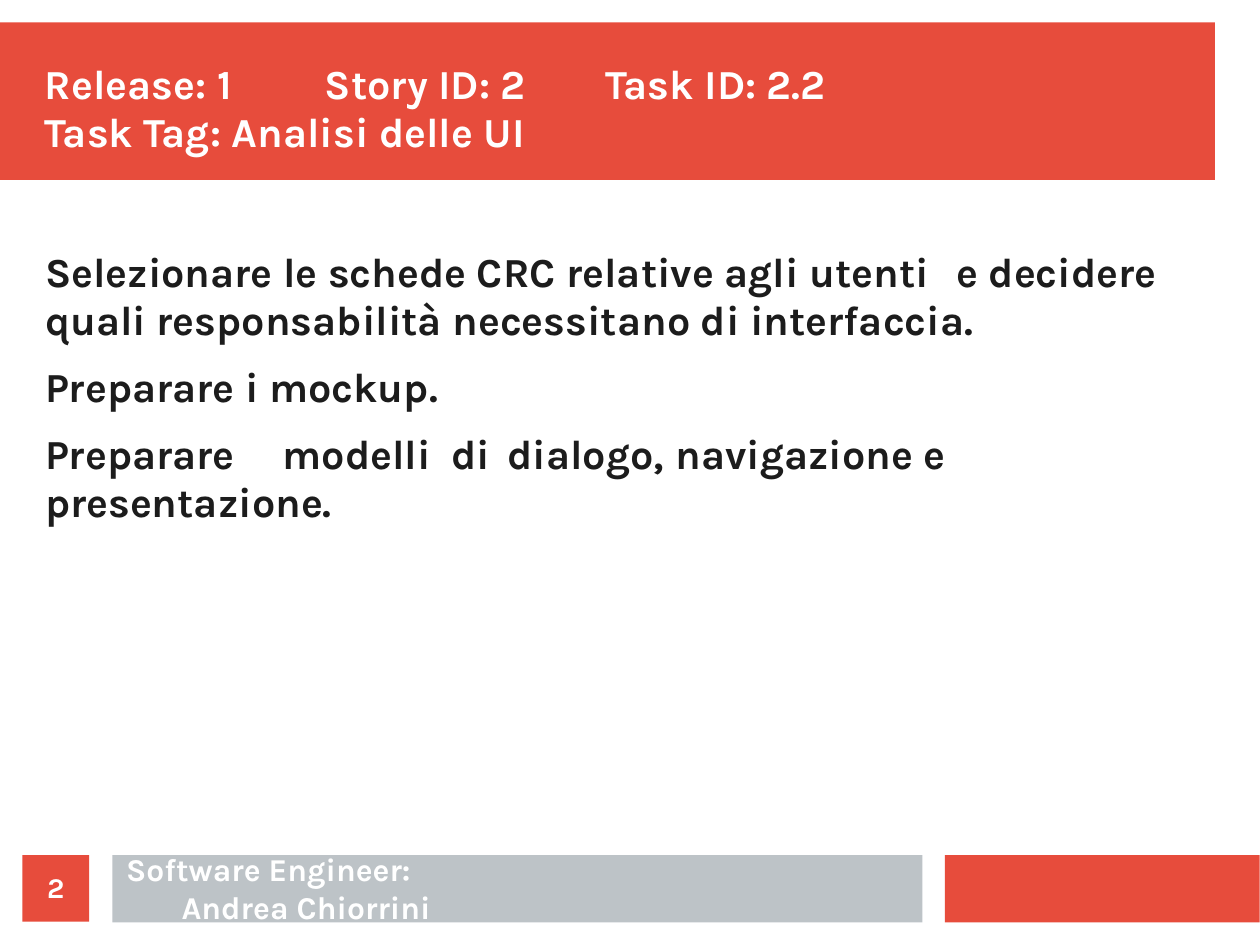
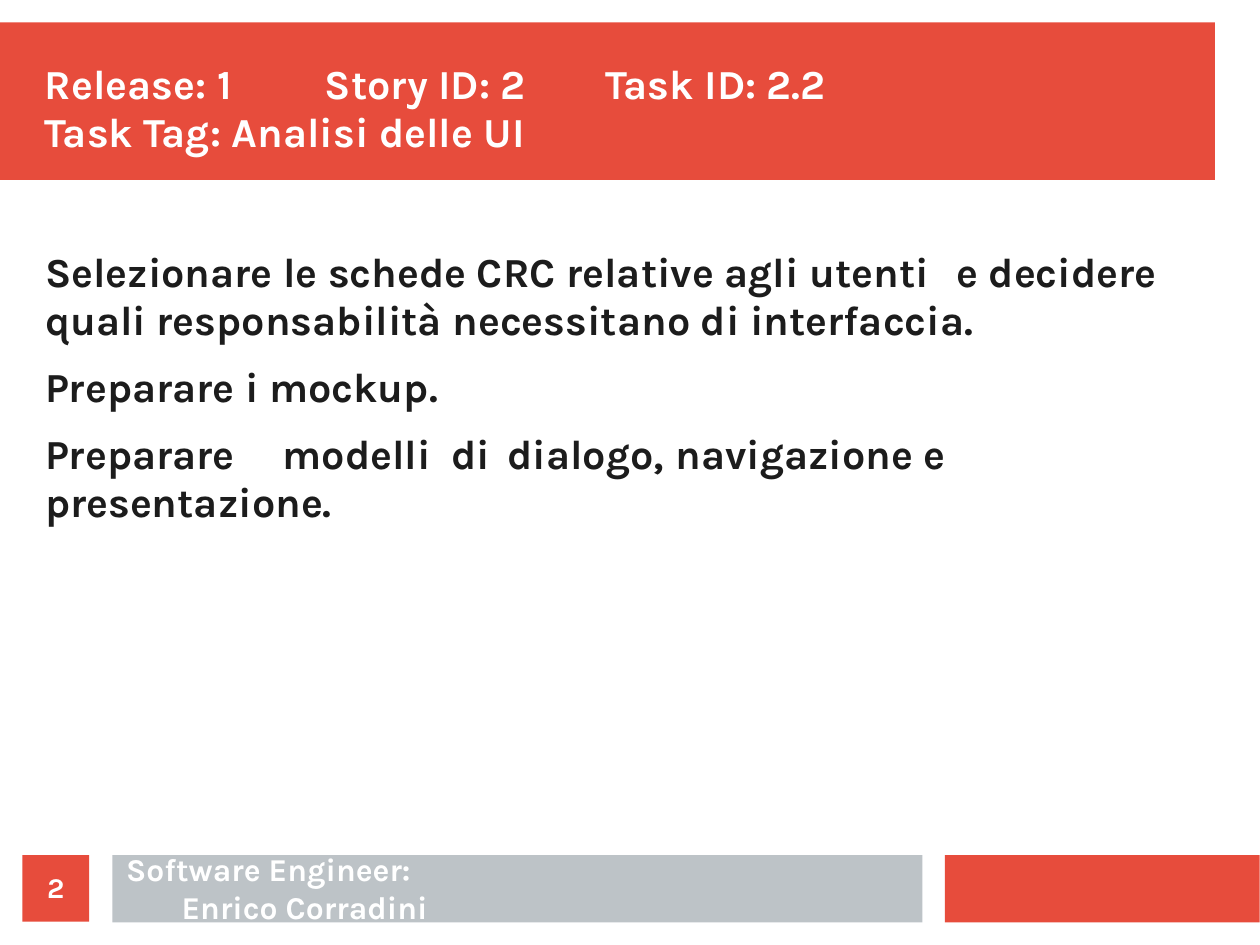
Before and after one commit to ecorradini/ProgettoIDS, a slide deck: slide 2 of AnalisiRequisiti/Task/UT2/TaskGestioneMappeClient.ppt. Drawn at 1260x945 pixels with LibreOffice and Linux fonts; fonts in the diff are those of the drawing. Boxes give left, top, right and bottom in pixels: in the first picture for what was removed or moved away, otherwise in the second. Text is boxed around its words. In the diff, an @@ line names an element or a change of style, - is before the commit and + after.

```diff
--- a/AnalisiRequisiti/Task/UT2/TaskGestioneMappeClient.ppt
+++ b/AnalisiRequisiti/Task/UT2/TaskGestioneMappeClient.ppt
@@ text at [126, 853, 428, 926]: text changed @@
-Software Engineer:
-Andrea Chiorrini
+Software Engineer:
+Enrico Corradini
```
Also in this commit, not shown: 2 other slides changed, 2 slides added, 1 slide removed, 1 other file.
